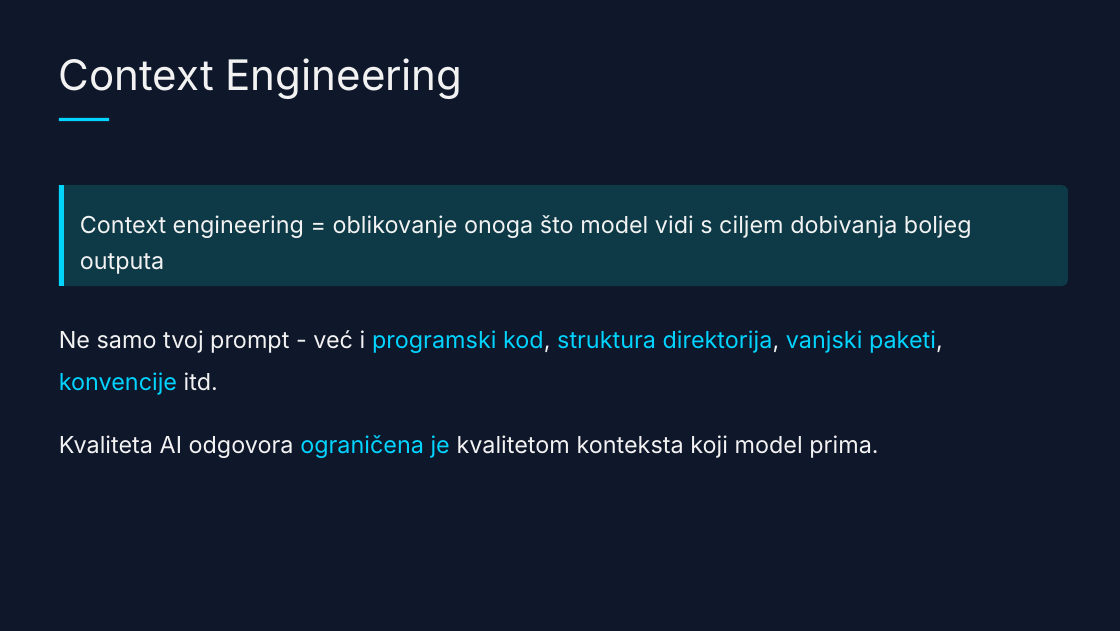
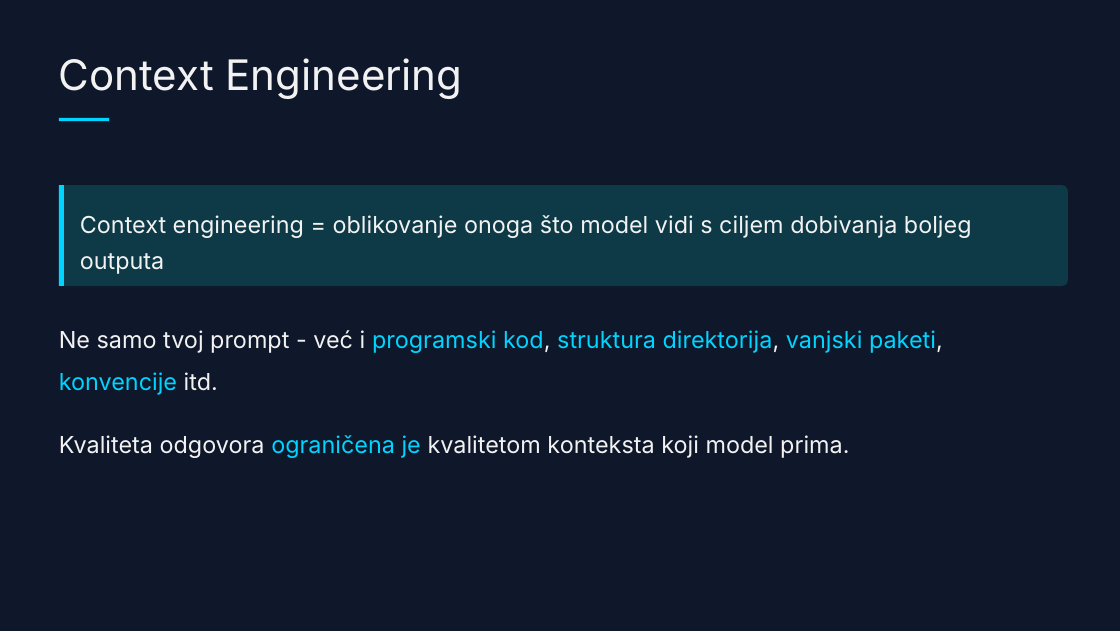
Before and after one commit to doksara/debug-presentation, a slide deck: slide 13 of frontend-arhitektura--dark-tech-with-fsd.pptx. Drawn at 1120x631 pixels with LibreOffice and Linux fonts; fonts in the diff are those of the drawing. Boxes give left, top, right and bottom in pixels: in the first picture for what was removed or moved away, otherwise in the second. Text is boxed around its words. In the diff, an @@ line names an element or a change of style, - is before the commit and + after.

```diff
--- a/frontend-arhitektura--dark-tech-with-fsd.pptx
+++ b/frontend-arhitektura--dark-tech-with-fsd.pptx
@@ text at bbox=[59, 435, 849, 458]: text changed @@
-Kvaliteta AI odgovora ograničena je kvalitetom konteksta koji model prima.
+Kvaliteta odgovora ograničena je kvalitetom konteksta koji model prima.
```
Also in this commit, not shown: 12 other slides changed, 4 slides added, 4 slides removed, 2 other files.
